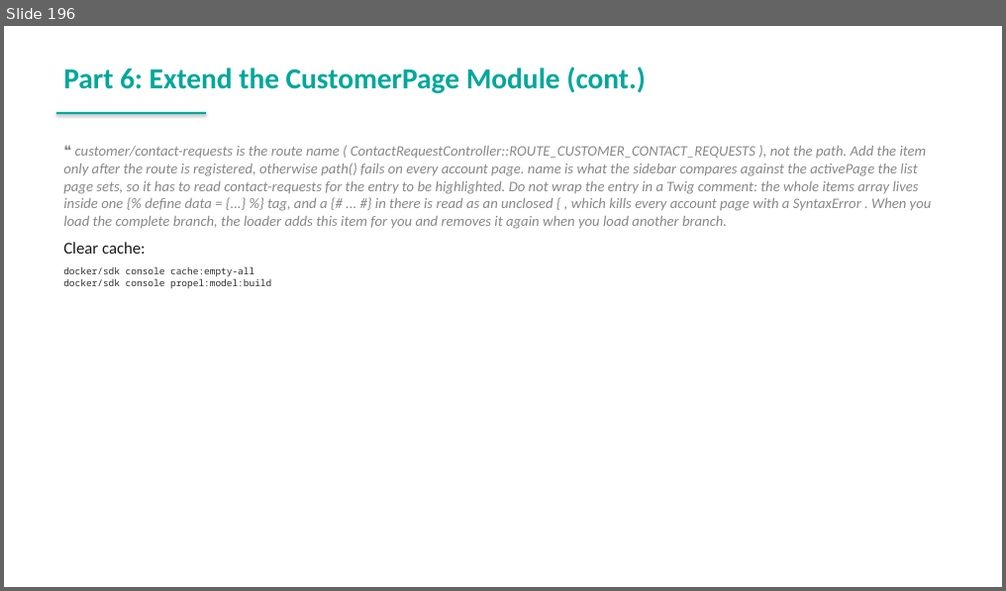
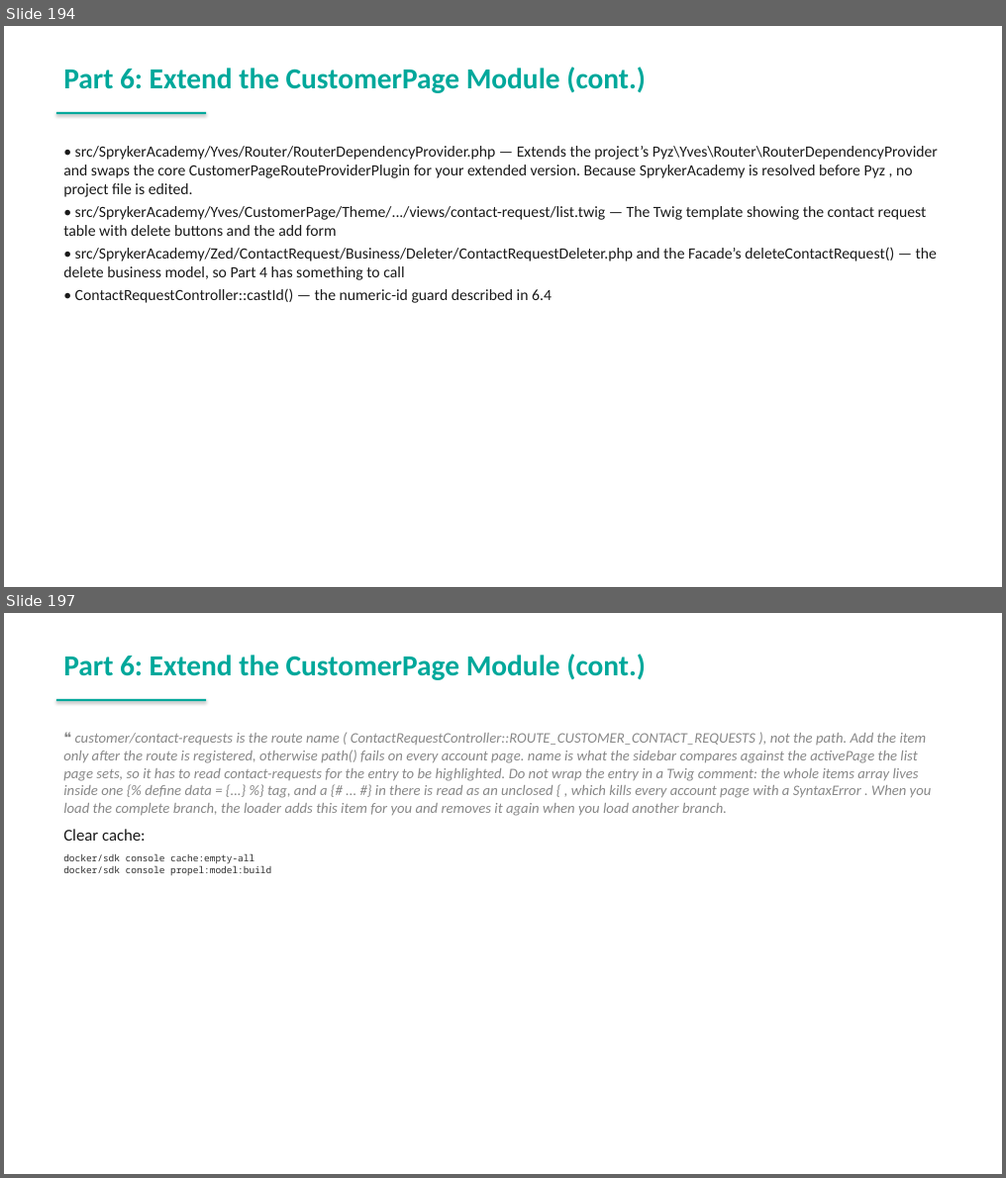
Before and after one commit to spryker-academy/instructor-exercises, a slide deck: guides-pptx/spryker-academy-fundamental.pptx. Shown one above the other, each under a label of ours: slide 196 before the commit, slides 194 and 197 after it; the slides between them are not shown. The pictures are 1006x591 and 1006x1178 pixels, drawn with LibreOffice and Linux fonts; fonts in the diff are those of the drawing. Boxes give left, top, right and bottom in pixels: in the first picture for what was removed or moved away, otherwise in the second. Text is boxed around its words. In the diff, an @@ line names an element or a change of style, - is before the commit and + after.

```diff
--- a/guides-pptx/spryker-academy-fundamental.pptx
+++ b/guides-pptx/spryker-academy-fundamental.pptx
@@ slide 194 added at (4,26,1002,587), background #FFFFFF @@
@@ text added at (63,67,646,93), 28 pt, text #00A89B, bold @@
+Part 6: Extend the CustomerPage Module (cont.)
@@ rectangle added at (56,112,206,114), fill #00A89B @@
@@ text added at (63,146,938,303), 15 pt, text #1A1A1A @@
+• src/SprykerAcademy/Yves/Router/RouterDependencyProvider.php — Extends the project’s Pyz\Yves\Router\RouterDependencyProvider and swaps the core CustomerPageRouteProviderPlugin for your extended version. Because SprykerAcademy is resolved before Pyz , no project file is edited.
+• src/SprykerAcademy/Yves/CustomerPage/Theme/.../views/contact-request/list.twig — The Twig template showing the contact request table with delete buttons and the add form
+• src/SprykerAcademy/Zed/ContactRequest/Business/Deleter/ContactRequestDeleter.php and the Facade’s deleteContactRequest() — the delete business model, so Part 4 has something to call
+• ContactRequestController::castId() — the numeric-id guard described in 6.4
@@ what was slide 196 is now slide 197 @@
```
Also in this commit, not shown: 5 slides changed, 4 other files.
